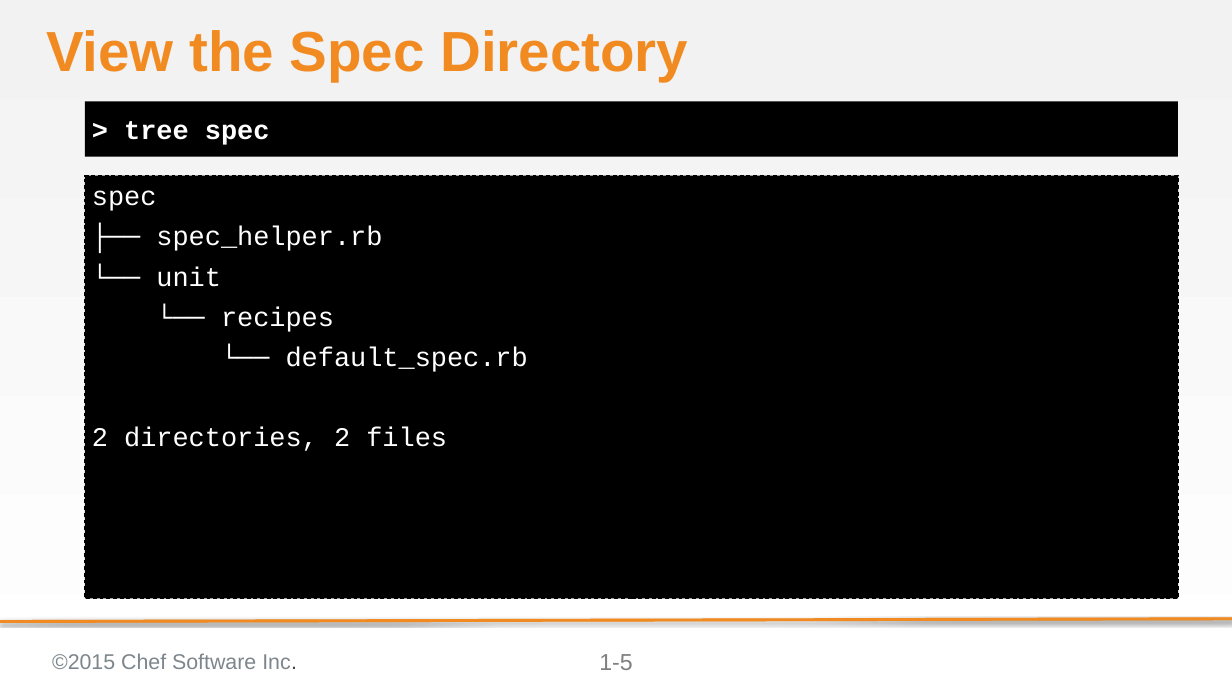
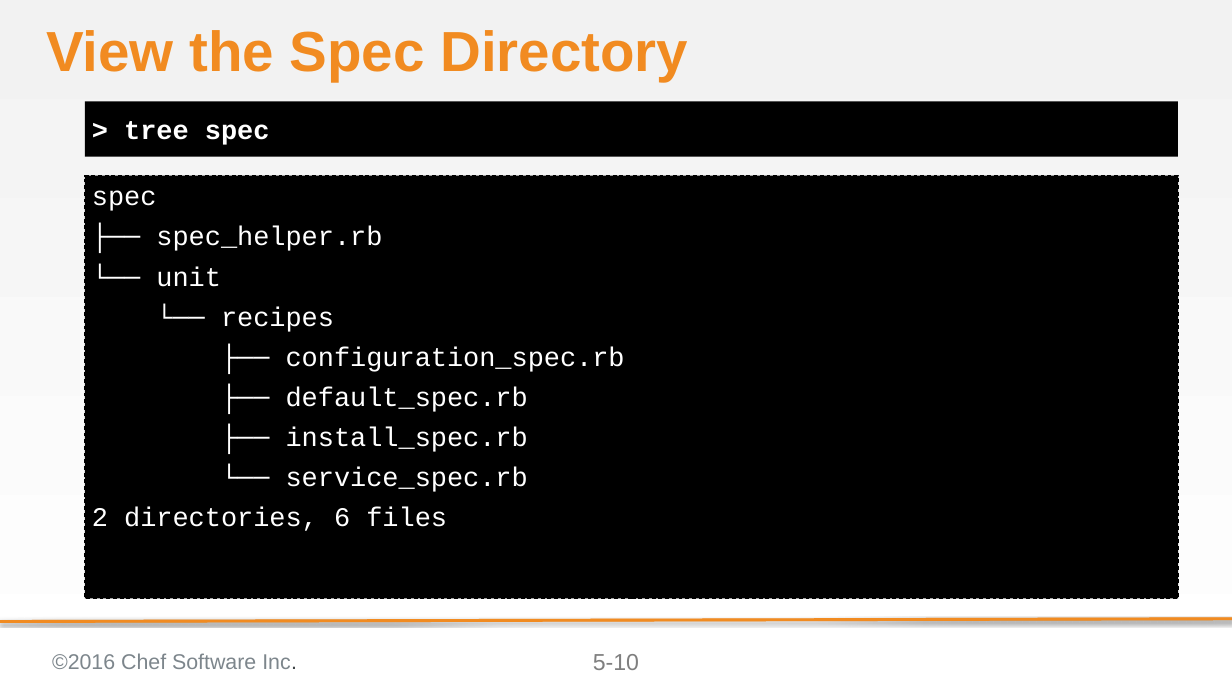
Before and after one commit to chef-training/test_driven_cookbook_development, a slide deck: slide 10 of 05-faster_feedback_with_unit_testing.pptx (slide 5 before the commit). Drawn at 1232x693 pixels with LibreOffice and Linux fonts; fonts in the diff are those of the drawing; background and template pictures are left out. Boxes give left, top, right and bottom in pixels: in the first picture for what was removed or moved away, otherwise in the second. Text is boxed around its words. In the diff, an @@ line names an element or a change of style, - is before the commit and + after.

```diff
--- a/05-faster_feedback_with_unit_testing.pptx
+++ b/05-faster_feedback_with_unit_testing.pptx
@@ text at (92,347,625,531): text changed @@
-└── default_spec.rb
-2 directories, 2 files
+├── configuration_spec.rb
+├── default_spec.rb
+├── install_spec.rb
+└── service_spec.rb
+2 directories, 6 files
@@ text at (52,653,297,669): text changed @@
-©2015 Chef Software Inc.
+©2016 Chef Software Inc.
@@ page number at (593,654,639,670): text changed @@
-1-5
+5-10
```
Also in this commit, not shown: 25 other slides changed, 13 slides added, 1 slide removed.
